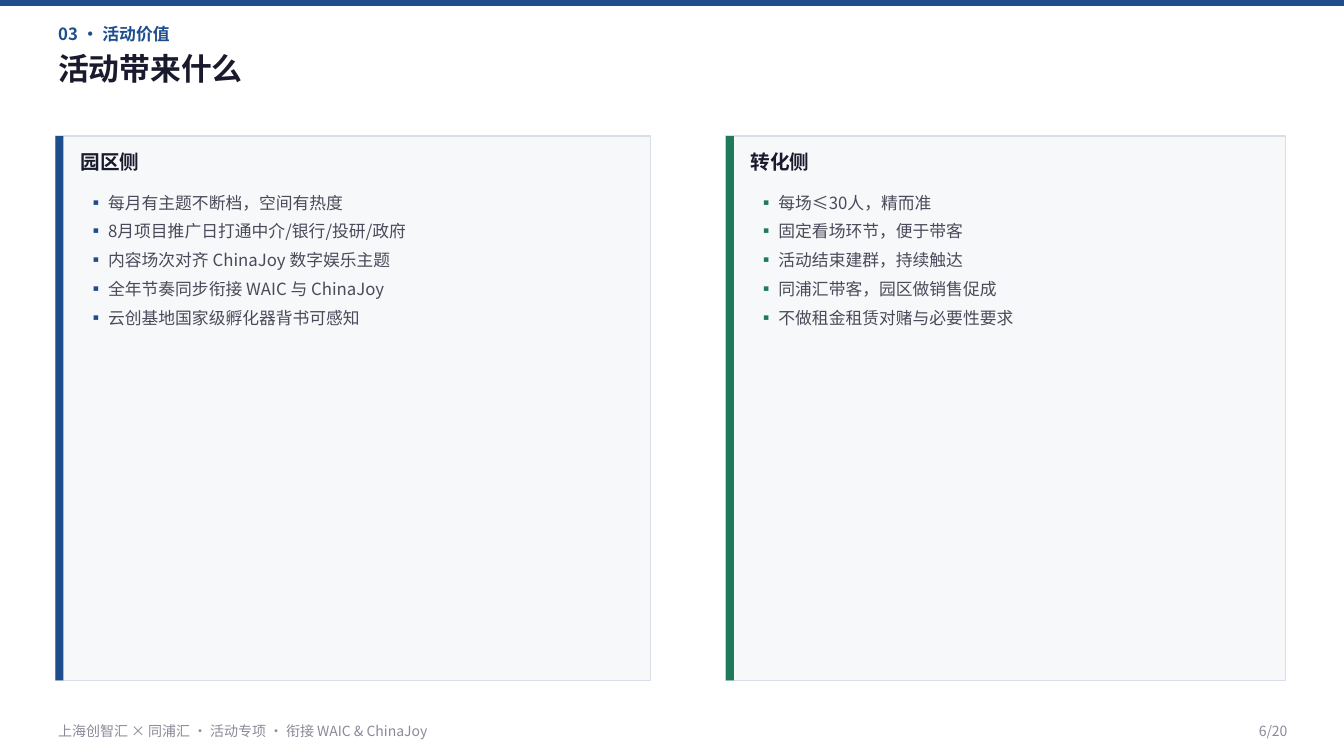
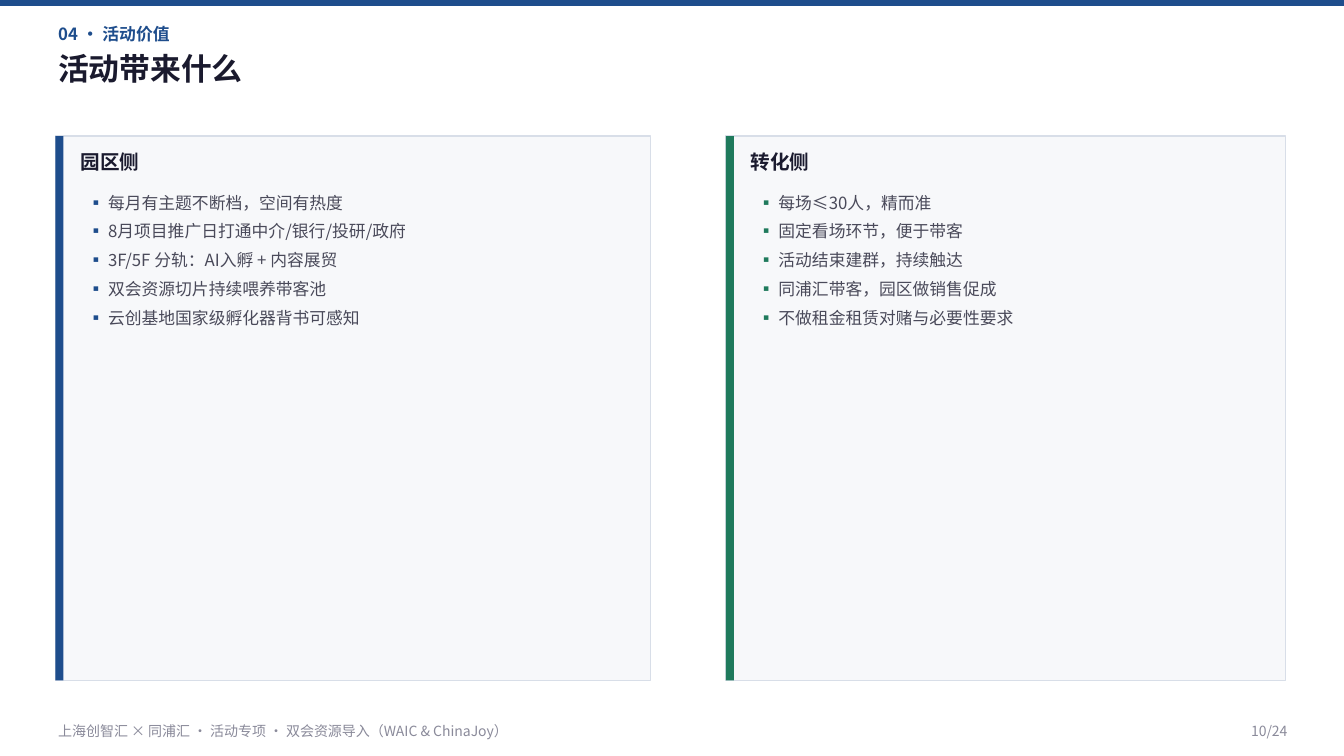
Before and after one commit to hujigang2010-maker/AIDEN, a slide deck: slide 10 of proposal/chuangzhihui-30-events-plan.pptx (slide 6 before the commit). Drawn at 1344x756 pixels with LibreOffice and Linux fonts; fonts in the diff are those of the drawing. Boxes give left, top, right and bottom in pixels: in the first picture for what was removed or moved away, otherwise in the second. Text is boxed around its words. In the diff, an @@ line names an element or a change of style, - is before the commit and + after.

```diff
--- a/proposal/chuangzhihui-30-events-plan.pptx
+++ b/proposal/chuangzhihui-30-events-plan.pptx
@@ text at <box>58,25,169,42</box>: text changed @@
-03 · 活动价值
+04 · 活动价值
@@ text at <box>108,252,337,297</box>: text changed @@
-▪ 内容场次对齐 ChinaJoy 数字娱乐主题
-▪ 全年节奏同步衔接 WAIC 与 ChinaJoy
+▪ 3F/5F 分轨：AI入孵 + 内容展贸
+▪ 双会资源切片持续喂养带客池
@@ text at <box>58,724,508,739</box>: text changed @@
-上海创智汇 × 同浦汇 · 活动专项 · 衔接 WAIC & ChinaJoy
+上海创智汇 × 同浦汇 · 活动专项 · 双会资源导入（WAIC & ChinaJoy）
@@ text at <box>1251,725,1287,738</box>: text changed @@
-6/20
+10/24
```
Also in this commit, not shown: 18 other slides changed, 5 slides added, 1 slide removed, 14 other files.
